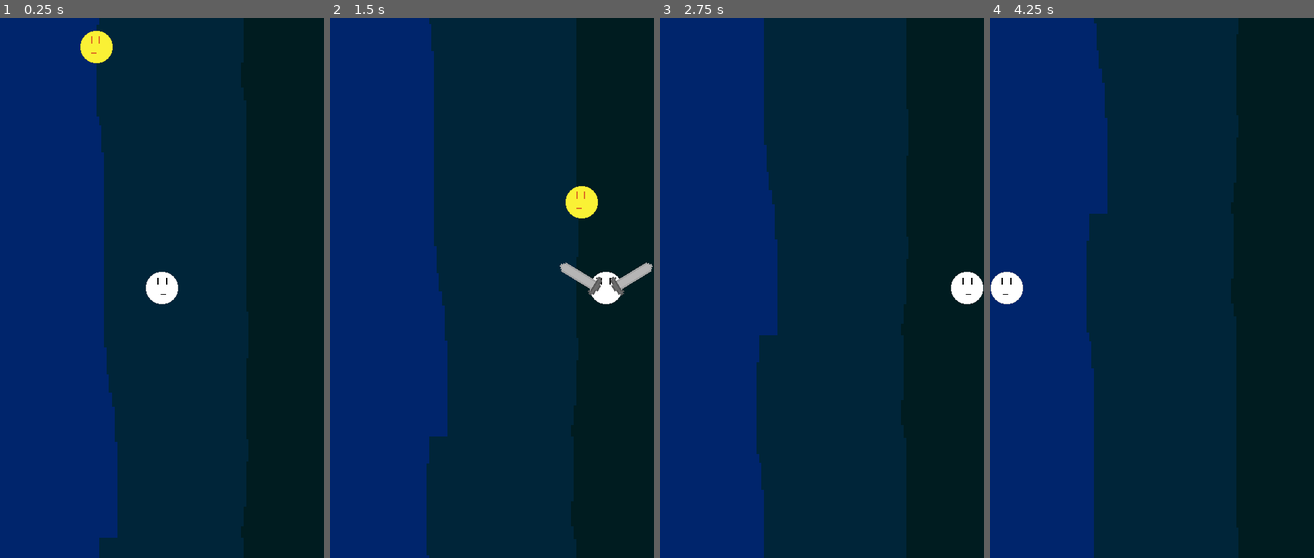
Above: before the commit, frames 1-4 (left to right).
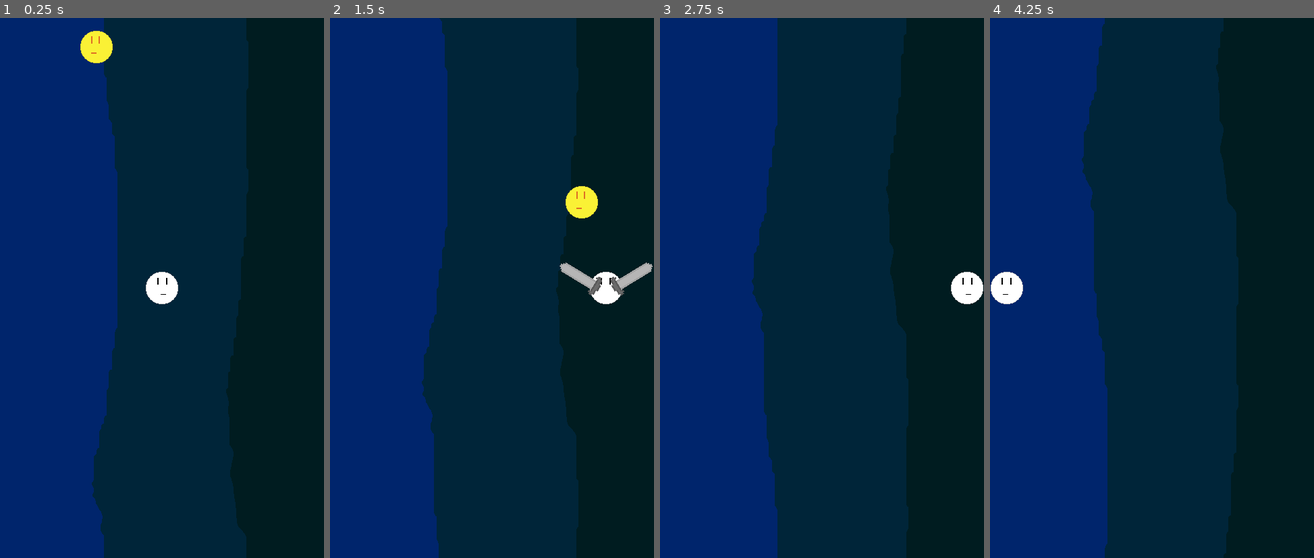
Above: after the commit, the same moments.

Repository: KaufmanDeveloper/gravity-flyer
Game: Godot game, scene res://maps/Test.tscn
The game is run twice, just before and just after one commit, with the same random seed, the same clock (stepped at 60 frames per second) and the same inputs.
Inputs:
- Up to frame 1 (0.25 s): no input
- Up to frame 2 (1.5 s): hold Right (ui_right) 0.53-1.28 s; tap X (swipe) at 0.6, 1.35 s; hold Left (ui_left) from 1.28 s (still down)
- Up to frame 3 (2.75 s): release Left (ui_left) at 2.03 s; hold Right (ui_right) from 2.03 s (still down); tap X (swipe) at 2.1 s
- Up to frame 4 (4.25 s): tap X (swipe) at 2.85, 3.6 s; release Right (ui_right) at 3.53 s; hold Left (ui_left) from 3.53 s (still down)

The runs differ from the first frame. In frame 1, 5.9% of the frame differs, in the area x 28-77%, y 0-100%; in frame 2, 5.9%; in frame 3, 6.1%; in frame 4, 6.1%.

Commit message:
fix: Remove blocks from parallax background

Diff:
--- a/Gravity Flyer/maps/ParallaxLayer.gd
+++ b/Gravity Flyer/maps/ParallaxLayer.gd
@@ -10,7 +10,6 @@
 	pass
 
 func _process(delta):
-	print(position)
 	if position == Vector2(0, -800):
 		position = Vector2(0, -2)
 	else: position = Vector2(position.x, position.y - 2)
Binary file changed: Gravity Flyer/environment/background.png
